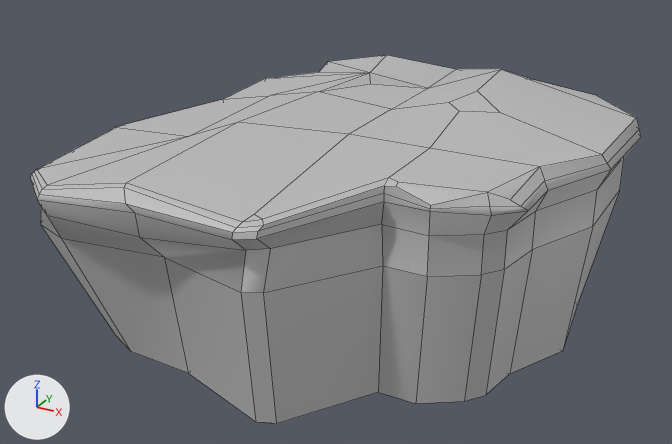
The FBX model Assets/Meshes/Island3_0.fbx: old version first, new version second.
One viewpoint serves both versions: a camera (50 mm lens) standing at (0.0025, -0.2875, 0.0855) and looking at (-0.1196, -0.0654, -0.0256). Lighting does not change. The marker at lower left points along +X, +Y and +Z. Mesh edges are drawn as thin lines. Where no turn or scale is listed for an object, it has been applied to the vertices.

The first picture shows 'Island3_0'.
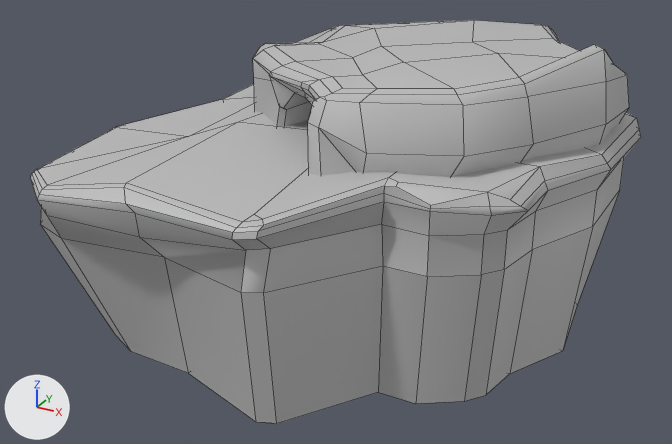
The newer file is also turned or shifted as a whole; pictures and numbers use the older file's frame.

Where the change shows, as pixel boxes [x1, y1, x2, y2] in the pictures (672 x 444 px):
'Island3_0', reshaped (9% taller): before [31, 55, 641, 424]; after [31, 20, 641, 424]
part 1 of me_mesh, added: after [253, 20, 629, 177]

The change, as a diff of the scene's bpy script:
```diff
--- a/Assets/Meshes/Island3_0.fbx.py
+++ b/Assets/Meshes/Island3_0.fbx.py
@@ me_mesh @@
 # used by ob_island3_0; location = (-0.111, -0.0473, -0.0109)
-me_mesh.from_pydata(...)  # 174 vertices, 172 faces; spans x -0.0773..0.0672, y -0.0838..0.0637, z -0.0461..0.0255
+me_mesh.from_pydata(...)  # 323 vertices, 315 faces; spans x -0.0773..0.0672, y -0.0838..0.0637, z -0.0461..0.0411
+# me_mesh part 1: a new loose piece of 149 vertices spanning x -0.0501..0.0641, y -0.053..0.055, z 0.0135..0.0411, in mat_lambert1 (grey #bcbcbc)
 me_mesh.materials.append(mat_lambert1)
```
